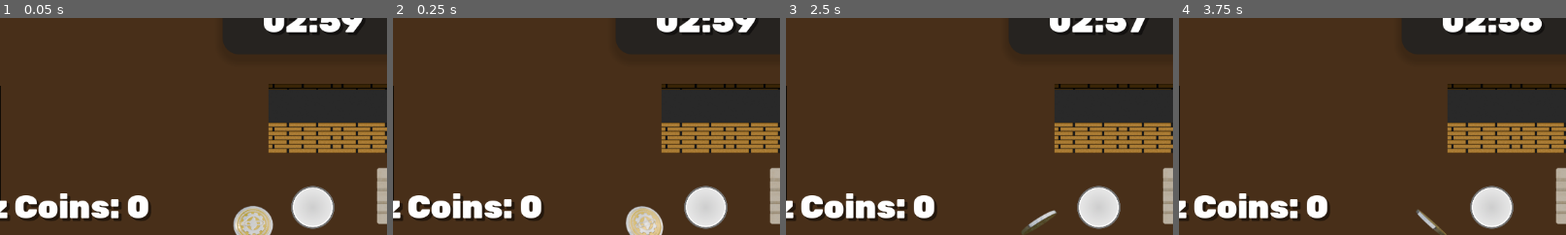
Above: before the commit, frames 1-4 (left to right).
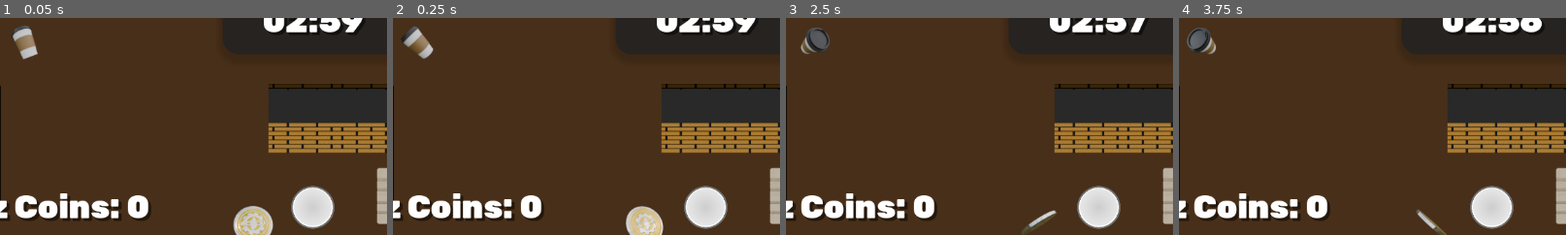
Above: after the commit, the same moments.

Repository: Moderrek/project-ricochet
Game: Godot game, scene res://scenes/levels/level_test_tilemap.tscn
Same seed, same stepped clock (60 frames per second), same inputs: the game is played once before the commit and once after it. This scene is started directly instead of the project's main scene.
Inputs (mouse positions are % of the whole screen's width and height, from its top left):
- Up to frame 1 (0.05 s): no input
- Up to frame 2 (0.25 s): no input
- Up to frame 3 (2.5 s): move the mouse to (72, 45) at 0.52 s; click (72, 45) at 0.67 s; drag from (30, 55) to (42, 80) at 1.27 s; move the mouse to (60, 28) at 2.02 s; click (60, 28) at 2.17 s
- Up to frame 4 (3.75 s): drag from (45, 70) to (20, 35) at 2.77 s; move the mouse to (80, 65) at 3.52 s; click (80, 65) at 3.67 s
The pictures show only the part of the screen within x 10-60%, y 6-56%; the shares and areas given below are measured in that part.

The runs differ from the first frame. In frame 1, 0.7% of the frame differs, in the area x 3-10%, y 3-20%; in frame 2, 0.7%; in frame 3, 0.7%; in frame 4, 0.7%.

Commit message:
feat(level): added new test level

Diff:
--- a/autoloads/game_manager.tscn
+++ b/autoloads/game_manager.tscn
@@ -4,7 +4,8 @@
 [ext_resource type="Script" uid="uid://dlaao106usovu" path="res://resources/data/level_data.gd" id="2_qaqf1"]
 [ext_resource type="Resource" uid="uid://cphqg0ol0qcdm" path="res://resources/levels/level_tutorial.tres" id="3_nc61q"]
 [ext_resource type="Resource" uid="uid://bqsy2ybagbp3" path="res://resources/levels/level_first.tres" id="4_25hud"]
+[ext_resource type="Resource" uid="uid://bnxug432kxfcn" path="res://resources/levels/level_test.tres" id="5_nc61q"]
 
 [node name="GameManager" type="Node" unique_id=2096355611]
 script = ExtResource("1_3ovu6")
-levels_data = Array[ExtResource("2_qaqf1")]([ExtResource("3_nc61q"), ExtResource("4_25hud")])
+levels_data = Array[ExtResource("2_qaqf1")]([ExtResource("3_nc61q"), ExtResource("4_25hud"), ExtResource("5_nc61q")])
--- /dev/null
+++ b/resources/levels/level_test.tres
@@ -0,0 +1,9 @@
+[gd_resource type="Resource" script_class="LevelData" format=3 uid="uid://bnxug432kxfcn"]
+
+[ext_resource type="Script" uid="uid://dlaao106usovu" path="res://resources/data/level_data.gd" id="1_vy8lo"]
+
+[resource]
+script = ExtResource("1_vy8lo")
+level_name = "Test"
+scene_path = "uid://cidukxiliea8x"
+metadata/_custom_type_script = "uid://dlaao106usovu"
--- a/scenes/levels/level_test_tilemap.tscn
+++ b/scenes/levels/level_test_tilemap.tscn
@@ -6,6 +6,8 @@
 [ext_resource type="PackedScene" uid="uid://b7t78m2mae27" path="res://scenes/interactables/door/door.tscn" id="4_ym01l"]
 [ext_resource type="PackedScene" uid="uid://lvklfo0pscmv" path="res://scenes/interactables/vending_machine/vending_machine.tscn" id="5_b5xd0"]
 [ext_resource type="PackedScene" uid="uid://c2lckjp47l84q" path="res://scenes/interactables/pallet/pallet.tscn" id="6_ikdyd"]
+[ext_resource type="PackedScene" uid="uid://50bacffex26x" path="res://scenes/interactables/coffee/coffee.tscn" id="7_nhsd0"]
+[ext_resource type="PackedScene" uid="uid://f0b327r50edc" path="res://scenes/interactables/level_end_area/level_end_area.tscn" id="8_x76xk"]
 
 [sub_resource type="PhysicsMaterial" id="PhysicsMaterial_cbu3j"]
 friction = 0.0
@@ -73,7 +75,8 @@
 position = Vector2(12, -526)
 
 [node name="Pallet2" parent="Entities" parent_id_path=PackedInt32Array(1153031609) index="11" unique_id=468582373 instance=ExtResource("6_ikdyd")]
-position = Vector2(855, 392)
+position = Vector2(1103, 428)
+rotation = -1.2801598
 
 [node name="Pallet3" parent="Entities" parent_id_path=PackedInt32Array(1153031609) index="12" unique_id=1999954247 instance=ExtResource("6_ikdyd")]
 position = Vector2(1189, -761)
@@ -100,3 +103,11 @@
 
 [node name="Pallet8" parent="Entities" parent_id_path=PackedInt32Array(1153031609) index="19" unique_id=1447681158 instance=ExtResource("6_ikdyd")]
 position = Vector2(999, -428)
+
+[node name="Coffee" parent="Entities" parent_id_path=PackedInt32Array(1153031609) index="20" unique_id=1227350045 instance=ExtResource("7_nhsd0")]
+position = Vector2(-426, -245)
+
+[node name="LevelEndArea" parent="Entities" parent_id_path=PackedInt32Array(1153031609) index="21" unique_id=1251197318 instance=ExtResource("8_x76xk")]
+position = Vector2(1325, 483)
+rotation = 1.5707964
+scale = Vector2(1, 2.1599998)
